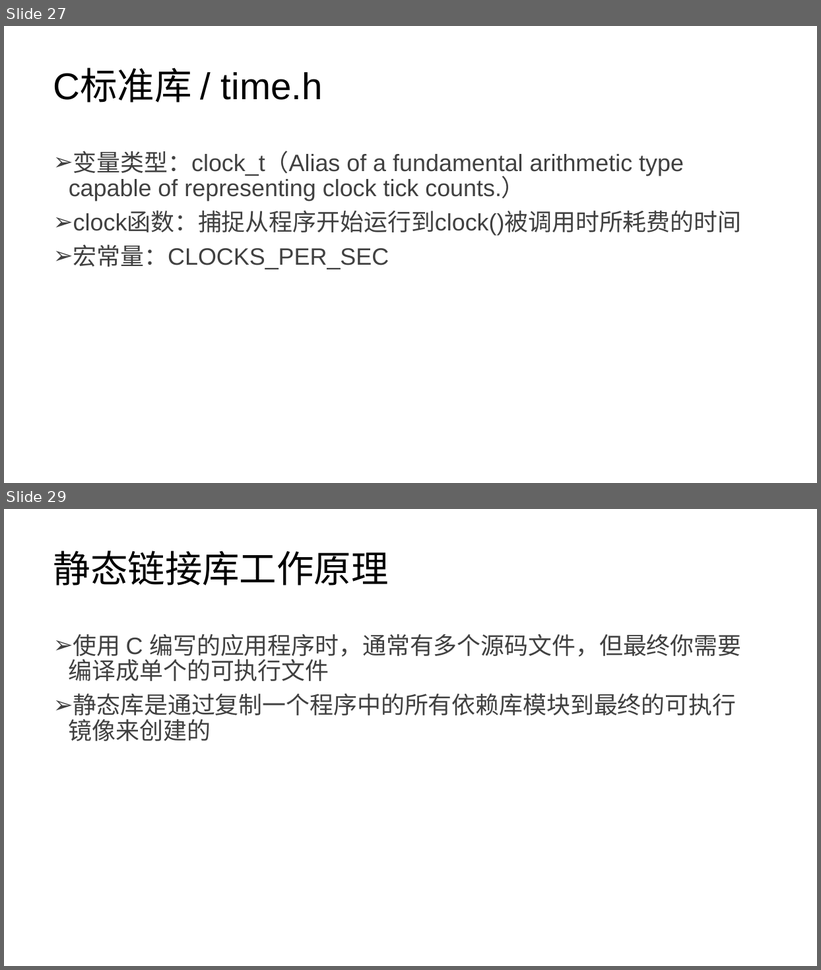
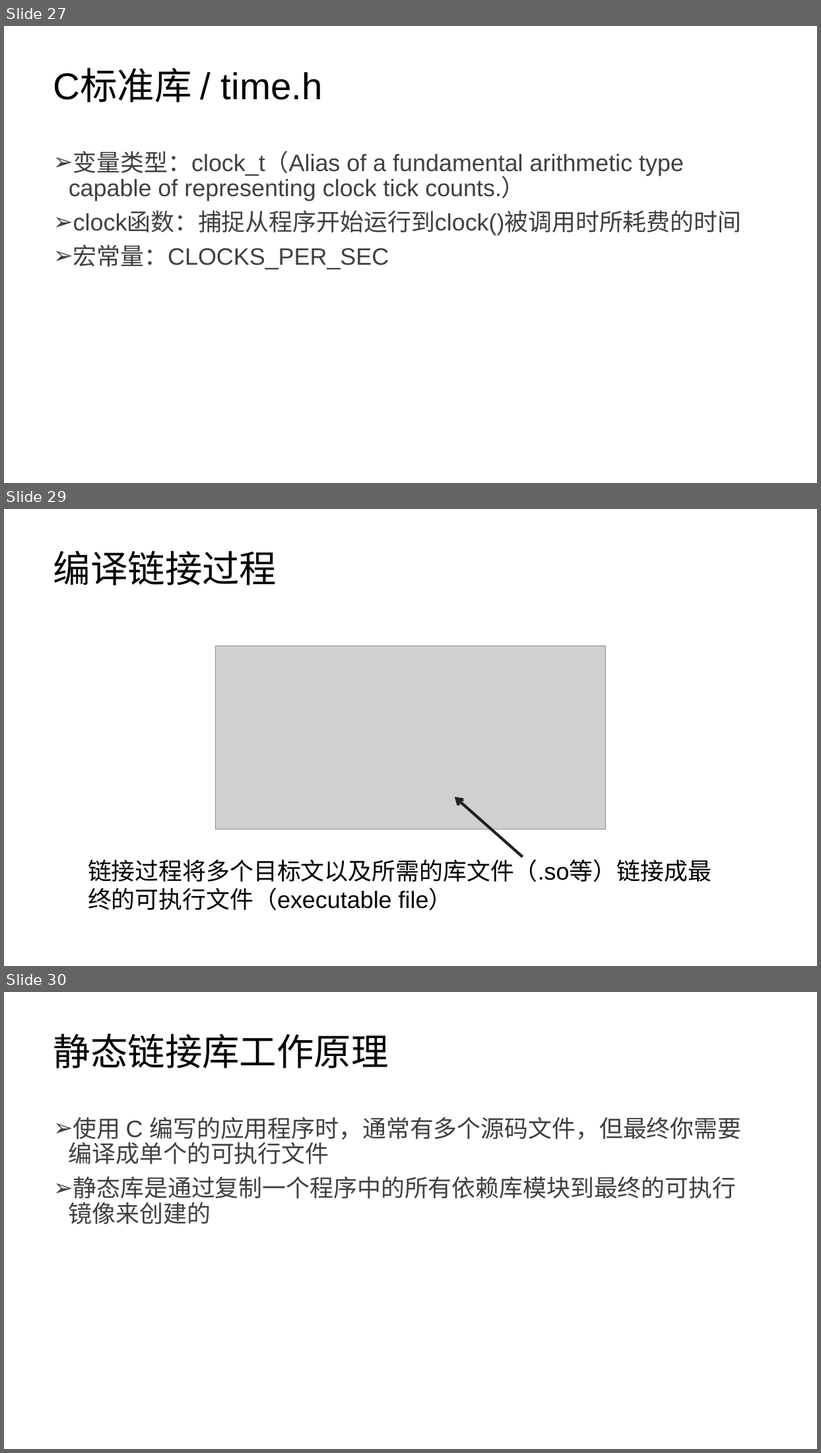
Before and after one commit to lezhang-thu/c-programming, a slide deck: 数据结构+算法/2022秋季-计算机基础与程序设计-数据结构-算法.pptx. Shown one above the other, each under a label of ours: slides 27 and 29 before the commit, slides 27, 29 and 30 after it; the slides between them are not shown. The pictures are 821x970 and 821x1453 pixels, drawn with LibreOffice and Linux fonts; fonts in the diff are those of the drawing; grey boxes stand for pictures. Boxes give left, top, right and bottom in pixels: in the first picture for what was removed or moved away, otherwise in the second. Text is boxed around its words. In the diff, an @@ line names an element or a change of style, - is before the commit and + after.

```diff
--- a/数据结构+算法/2022秋季-计算机基础与程序设计-数据结构-算法.pptx
+++ b/数据结构+算法/2022秋季-计算机基础与程序设计-数据结构-算法.pptx
@@ slide 29 added at <box>4,509,817,966</box>, background #FFFFFF @@
@@ title added at <box>54,551,277,586</box>, 44 pt, text #000000 @@
+编译链接过程
@@ picture added at <box>215,646,606,829</box> @@
@@ arrow added from (523, 857) to (455, 797), #202020 3.25 pt @@
@@ text added at <box>88,856,712,911</box>, 28 pt, text #000000 @@
+链接过程将多个目标文以及所需的库文件（.so等）链接成最终的可执行文件（executable file）
@@ what was slide 29 is now slide 30 @@
```
Also in this commit, not shown: 10 slides changed, 6 other files.
